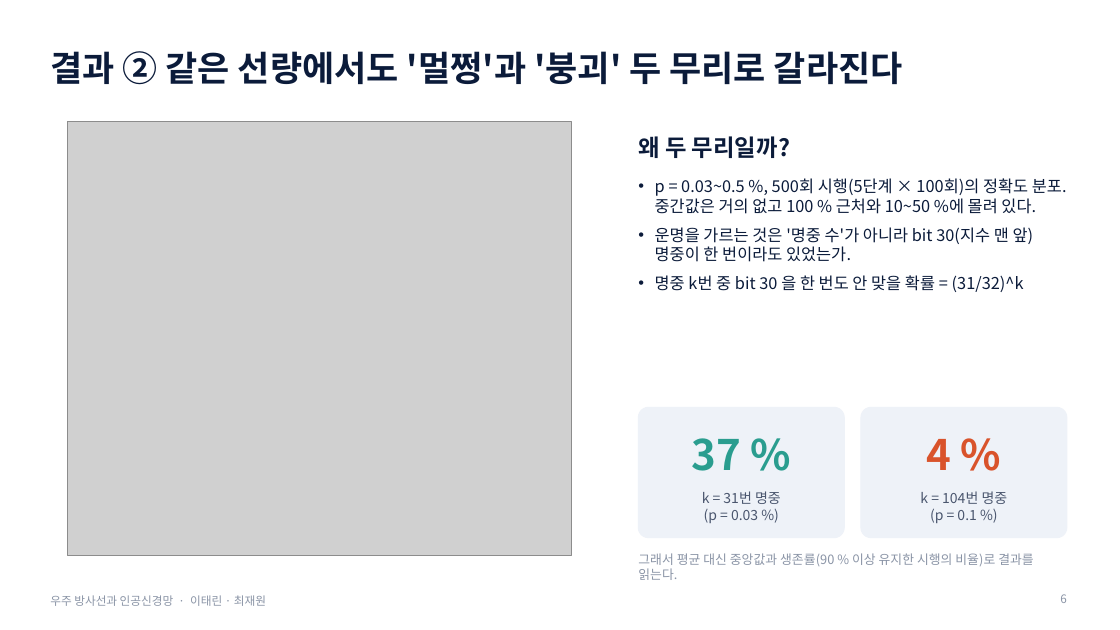
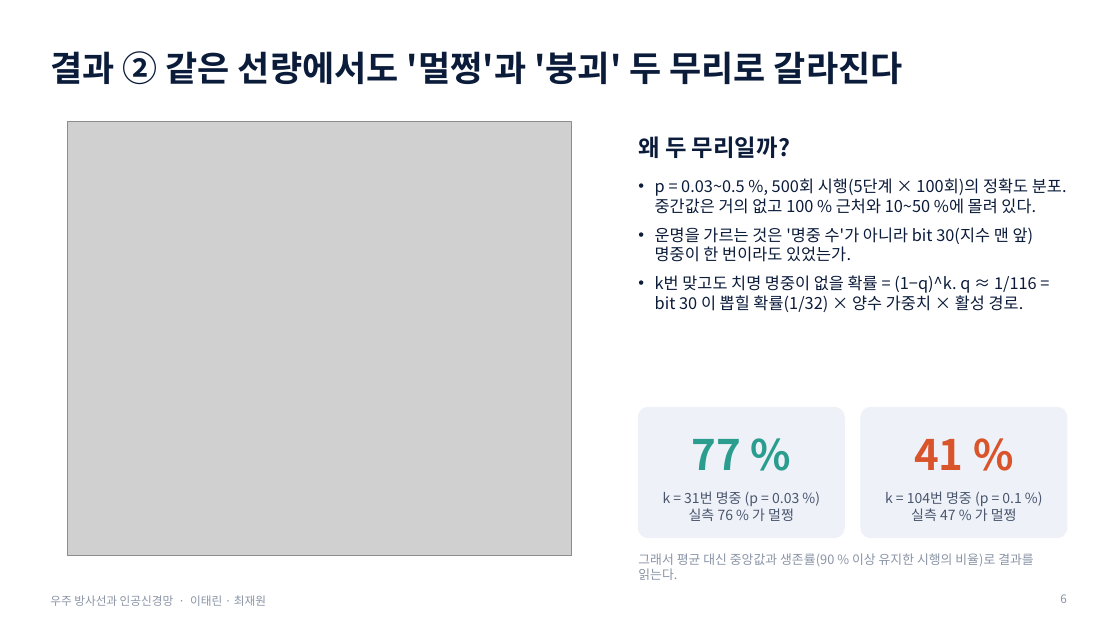
Before and after one commit to SJinLee/AI-in-Space, a slide deck: slide 6 of presentation/slides.pptx. Drawn at 1120x630 pixels with LibreOffice and Linux fonts; fonts in the diff are those of the drawing; grey boxes stand for pictures. Boxes give left, top, right and bottom in pixels: in the first picture for what was removed or moved away, otherwise in the second. Text is boxed around its words. In the diff, an @@ line names an element or a change of style, - is before the commit and + after.

```diff
--- a/presentation/slides.pptx
+++ b/presentation/slides.pptx
@@ text at [655, 275, 1037, 312]: text changed @@
-• 명중 k번 중 bit 30 을 한 번도 안 맞을 확률 = (31/32)^k
+• k번 맞고도 치명 명중이 없을 확률 = (1−q)^k. q ≈ 1/116 = bit 30 이 뽑힐 확률(1/32) × 양수 가중치 × 활성 경로.
@@ text at [692, 439, 742, 470]: text changed @@
-37 %
+77 %
@@ text at [914, 439, 964, 470]: text changed @@
-4 %
+41 %
@@ text at [663, 491, 799, 521]: text changed @@
-k = 31번 명중
-(p = 0.03 %)
+k = 31번 명중 (p = 0.03 %)
+실측 76 % 가 멀쩡
@@ text at [885, 491, 1021, 521]: text changed @@
-k = 104번 명중
-(p = 0.1 %)
+k = 104번 명중 (p = 0.1 %)
+실측 47 % 가 멀쩡
```
Also in this commit, not shown: 11 other files.
